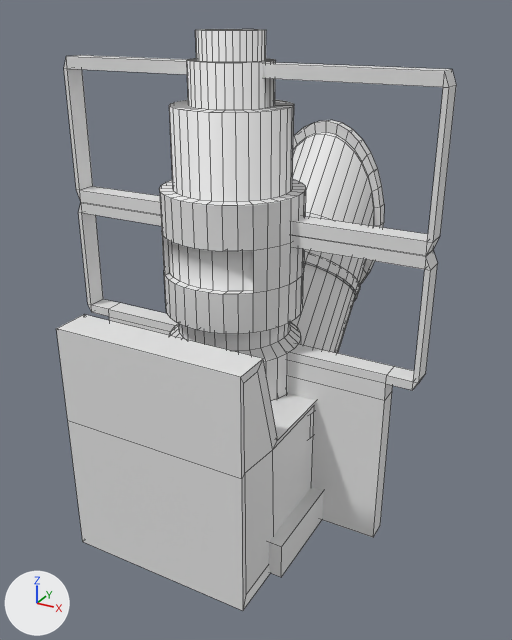
A saved change to the Blender file fbx/obj_fix/cenroom.blend.
Before and after are seen from a 50 mm lens placed at (2.07, -3.53, 3.05), pointed at (0.07, 0.1, 1.24). The lights are fixed; the arrows at lower left show +X, +Y and +Z. Mesh edges are drawn as thin lines. The same objects are shown in both versions, whatever each file hides.

The first picture shows 'Sil', 'Sil3', 'cpu', 'display'.
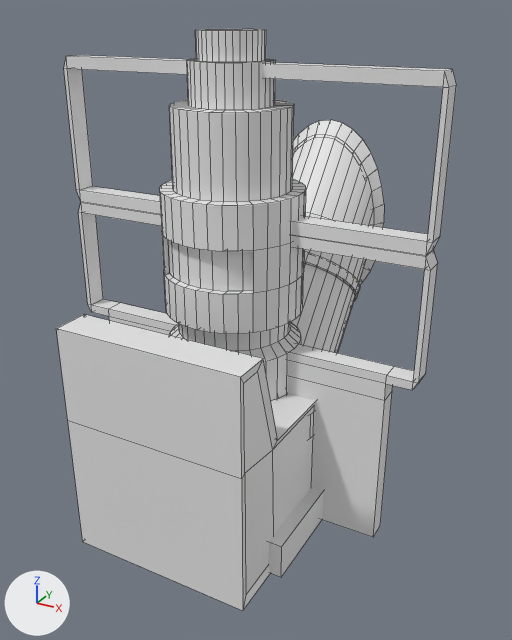
The change in detail:
me_큐브_003 is used by ob_sil; location (0.0, 0.0, 0.997).
me_큐브_003 had 525 vertices, 486 faces and spanned x -0.65..0.65, y -0.65..1.34, z -1.0..1.32.
me_큐브_003 now has 491 vertices, 423 faces and spans x -0.65..0.65, y -0.65..1.34, z -1.0..1.32.
Part 1, on me_큐브_003:
68 vertices are removed from x -0.45..0.45, y 1.26, z -0.07..1.32.
129 faces are deleted.
2 vertices move within x -0.08..0.08, y 1.26, z 0.01.
34 vertices are added at x -0.38..0.38, y 1.24, z 0.03..1.21.
24 new faces join them, smooth.
42 new faces join them.
me_실린더_002 has 562 vertices, 532 faces and spans x -0.6..0.6, y -0.6..0.6, z -1.42..2.73.
me_실린더_002 is used by ob_sil3; location (-0.031, 0.0, 1.019); scale (0.705, 0.705, 0.705).
me_실린더_002 part 2: edges marked sharp go from 0 to 452.

Where the change shows, as pixel boxes (x1, y1, x2, y2) in the pictures (512 x 640 px):
part 1 of me_큐브_003, cut back
    both: (293, 120, 384, 285)
part 2 of me_실린더_002, shading changed
    both: (159, 29, 306, 400)
